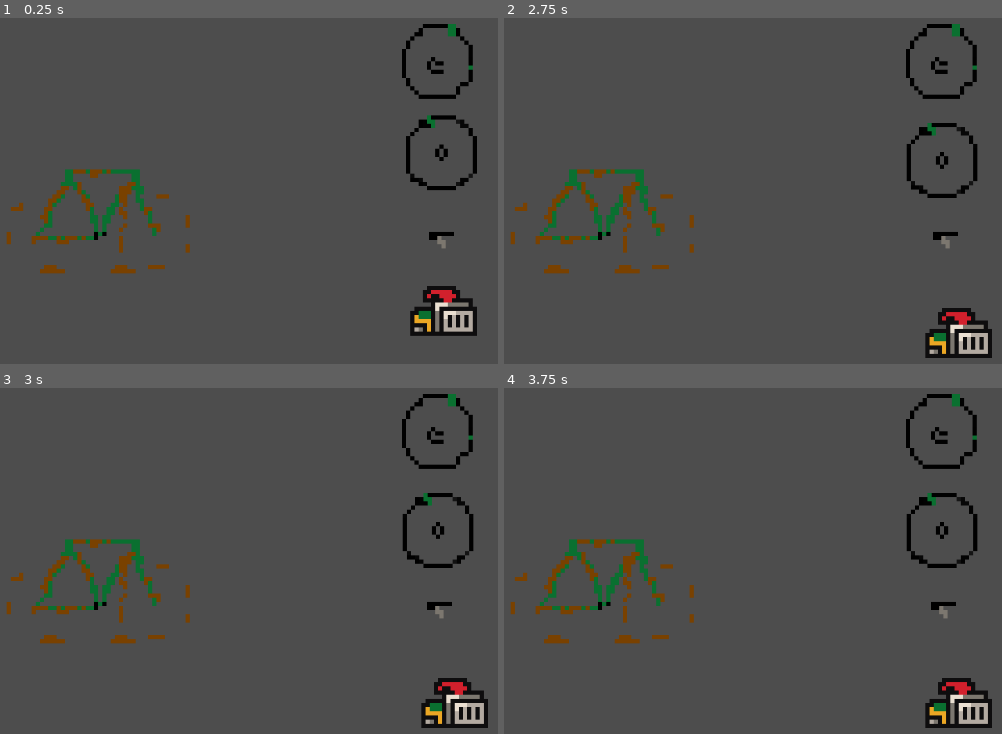
Above: before the commit, frames 1-4 (two rows, left to right).
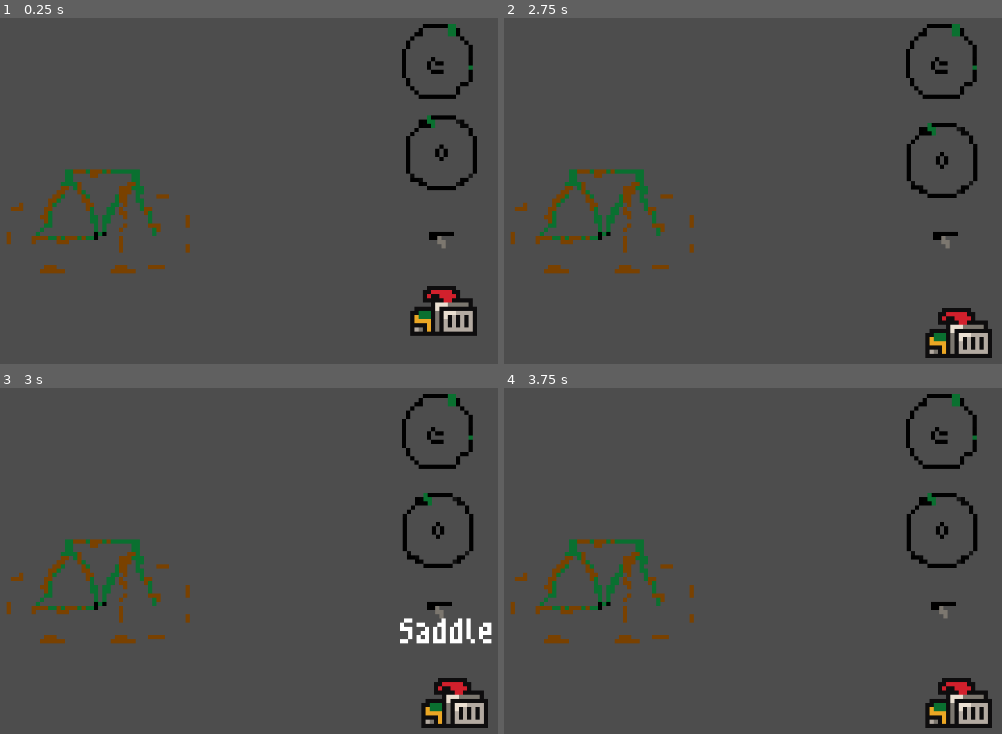
Above: after the commit, the same moments.

Repository: javierrcalvete/bikeShop
Game: Godot game, scene res://scenes/game.tscn
The game is run twice, just before and just after one commit, with the same random seed, the same clock (stepped at 60 frames per second) and the same inputs.
Inputs (mouse positions are in pixels of both pictures, inside the frame that each line leads up to):
- Up to frame 1 (0.25 s): no input
- Up to frame 2 (2.75 s): tap Enter at 0.5, 2 s; move the mouse to (603, 222) at 0.52 s; click (603, 222) at 0.6 s; tap Space at 1.25 s; move the mouse to (942, 152) at 1.27 s; click (942, 152) at 1.35 s; move the mouse to (947, 312) at 2.02 s; click (947, 312) at 2.1 s
- Up to frame 3 (3 s): tap Space at 2.75 s; move the mouse to (443, 609) at 2.77 s; click (443, 609) at 2.85 s
- Up to frame 4 (3.75 s): tap Enter at 3.5 s; move the mouse to (937, 432) at 3.52 s; click (937, 432) at 3.6 s

Frames 1-2 are identical in both runs. In frame 3, 0.7% of the frame differs, in the area x 80-99%, y 66-74%; in frame 4, nothing differs.

Commit message:
added label/function sort of working

Diff:
--- a/scenes/saddle.tscn
+++ b/scenes/saddle.tscn
@@ -1,7 +1,8 @@
-[gd_scene load_steps=6 format=3 uid="uid://dx3d5y3ybqlyc"]
+[gd_scene load_steps=7 format=3 uid="uid://dx3d5y3ybqlyc"]
 
 [ext_resource type="Texture2D" uid="uid://jy4b0bgtjq40" path="res://sprites/bike.png" id="1_k8qgq"]
 [ext_resource type="Script" path="res://scripts/saddle.gd" id="1_o2blg"]
+[ext_resource type="FontFile" uid="uid://c70hnm5dg2vpn" path="res://assets/m3x6.ttf" id="3_7clrc"]
 
 [sub_resource type="AtlasTexture" id="AtlasTexture_8qh6x"]
 atlas = ExtResource("1_k8qgq")
@@ -31,4 +32,15 @@
 position = Vector2(-0.5, 0)
 shape = SubResource("RectangleShape2D_f1npg")
 
+[node name="Label" type="Label" parent="."]
+offset_left = -10.0
+offset_top = -3.0
+offset_right = 13.0
+offset_bottom = 10.0
+theme_override_fonts/font = ExtResource("3_7clrc")
+theme_override_font_sizes/font_size = 16
+text = "Saddle"
+
 [connection signal="input_event" from="." to="." method="_on_input_event"]
+[connection signal="mouse_entered" from="." to="." method="_on_mouse_entered"]
+[connection signal="mouse_exited" from="." to="." method="_on_mouse_exited"]
--- a/scripts/saddle.gd
+++ b/scripts/saddle.gd
@@ -28,6 +28,8 @@
 	#mouse_enter = true
 	#print("mouse entro")
 	#return mouse_entered
+func _ready():
+	$Label.hide()
 
 
 var selected = false
@@ -48,3 +50,10 @@
 	if event is InputEventMouseButton:
 		if event.button_index == MOUSE_BUTTON_LEFT and not event.pressed:
 			selected = false
+
+
+func _on_mouse_entered():
+	$Label.show()
+
+func _on_mouse_exited():
+	$Label.hide()
